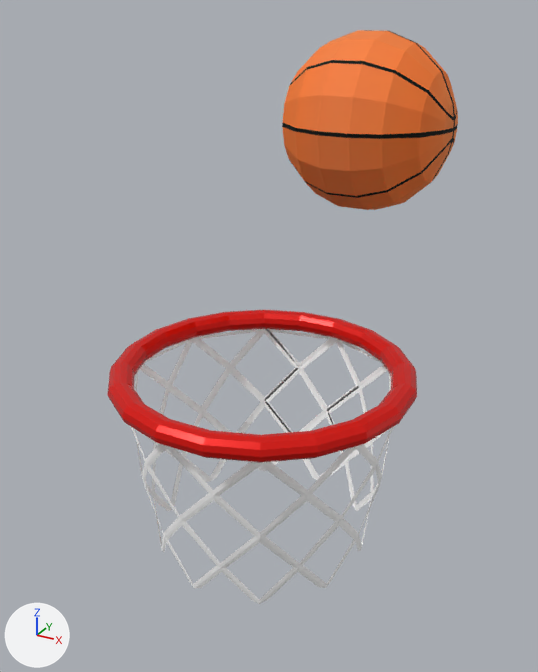
Two versions of the glTF model arcade-games/public/assets/Basketball/Basketball.glb, one commit apart.
Before and after are seen from a 50 mm camera at (2.89, -3.6, 7.07) aimed at (0.87, 0.08, 5.23). The lights are fixed; the arrows at lower left show +X, +Y and +Z.

Script lines for the objects in view, before the commit:
```python
me_mesh_0 = bpy.data.meshes.new('Mesh_0')
me_mesh_0.from_pydata(...)  # 230 vertices, 340 faces; spans x -0.00543..0.00549, y -0.00384..0.00431, z -0.00552..0.00548
me_mesh_0.materials.append(mat_net)  # white #ffffff
me_mesh_1 = bpy.data.meshes.new('Mesh_1')
me_mesh_1.from_pydata(...)  # a torus around y (ring radius 0.00555, tube radius 0.00049) spanning x -0.0061..0.00588, y -0.00049..0.00049, z -0.00599..0.00599
me_mesh_1.materials.append(mat_ring)  # red #e70d00
me_mesh_2 = bpy.data.meshes.new('Mesh_2')
me_mesh_2.from_pydata(...)  # 256 vertices, 508 faces; spans x -0.00553..0.00553, y -0.00545..0.00546, z -0.00545..0.00545
me_mesh_2.materials.append(mat_sphere)  # picture img_untitled_jpg
ob_ball = bpy.data.objects.new('ball', me_mesh_2)
ob_ball.parent = ob_rootnode
ob_ball.location = (1.084, 1.0, 6.398)
ob_ball.rotation_euler = (0.0, 0.0, -3.142)  # degrees (0, 0, -180)
ob_ball.scale = (100.0, 100.0, 100.0)
ob_hoop = bpy.data.objects.new('hoop', me_mesh_1)
ob_hoop.parent = ob_rootnode
ob_hoop.location = (0.961, -0.136, 5.086)
ob_hoop.rotation_euler = (-1.571, 0.0, 0.0)  # degrees (-90, 0, 0)
ob_hoop.scale = (151.0, 133.0, 151.0)
ob_net = bpy.data.objects.new('net', me_mesh_0)
ob_net.parent = ob_hoop
ob_net.location = (-0.000146, 0.00434, 0.000017)
ob_rootnode = bpy.data.objects.new('RootNode', None)
ob_rootnode.location = (0.0, 0.0, 0.0)
```
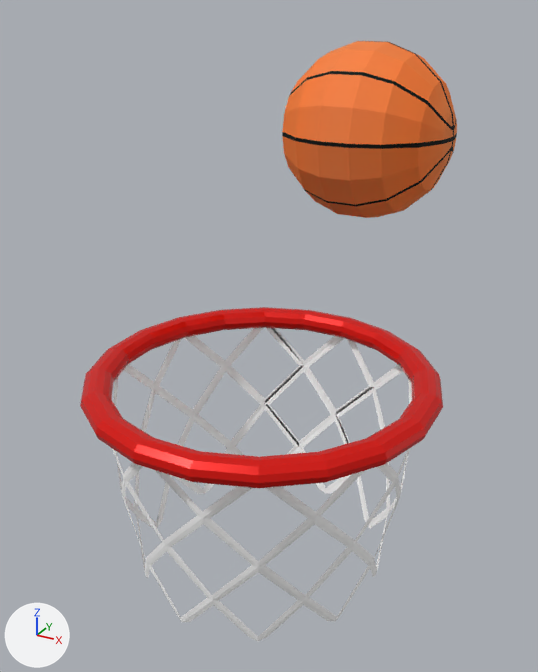
Commit message: Updated basketball assets

ob_rootnode is not drawn itself; it is the parent of ob_hoop, ob_ball.

What differs and where, as boxes [x1, y1, x2, y2] in the pictures (538 x 672 px):
'hoop', rescaled (17% wider, 18% taller)
    before: [107, 310, 417, 463]
    after: [80, 307, 443, 488]
'net', rescaled (14% wider, 14% taller)
    before: [131, 329, 394, 604]
    after: [112, 328, 412, 641]
'ball', rescaled
    before: [282, 30, 458, 210]
    after: [282, 41, 457, 218]

The edits, one by one:
Object 'RootNode' (ob_rootnode) is rescaled from (1.0, 1.0, 1.0) to (1.0, 1.0, 0.991).
Object 'hoop' (ob_hoop) is rescaled from (151.0, 133.0, 151.0) to (175.0, 144.0, 176.0).
Object 'net' (ob_net) is rescaled from (1.0, 1.0, 1.0) to (1.0, 1.08, 1.0).
